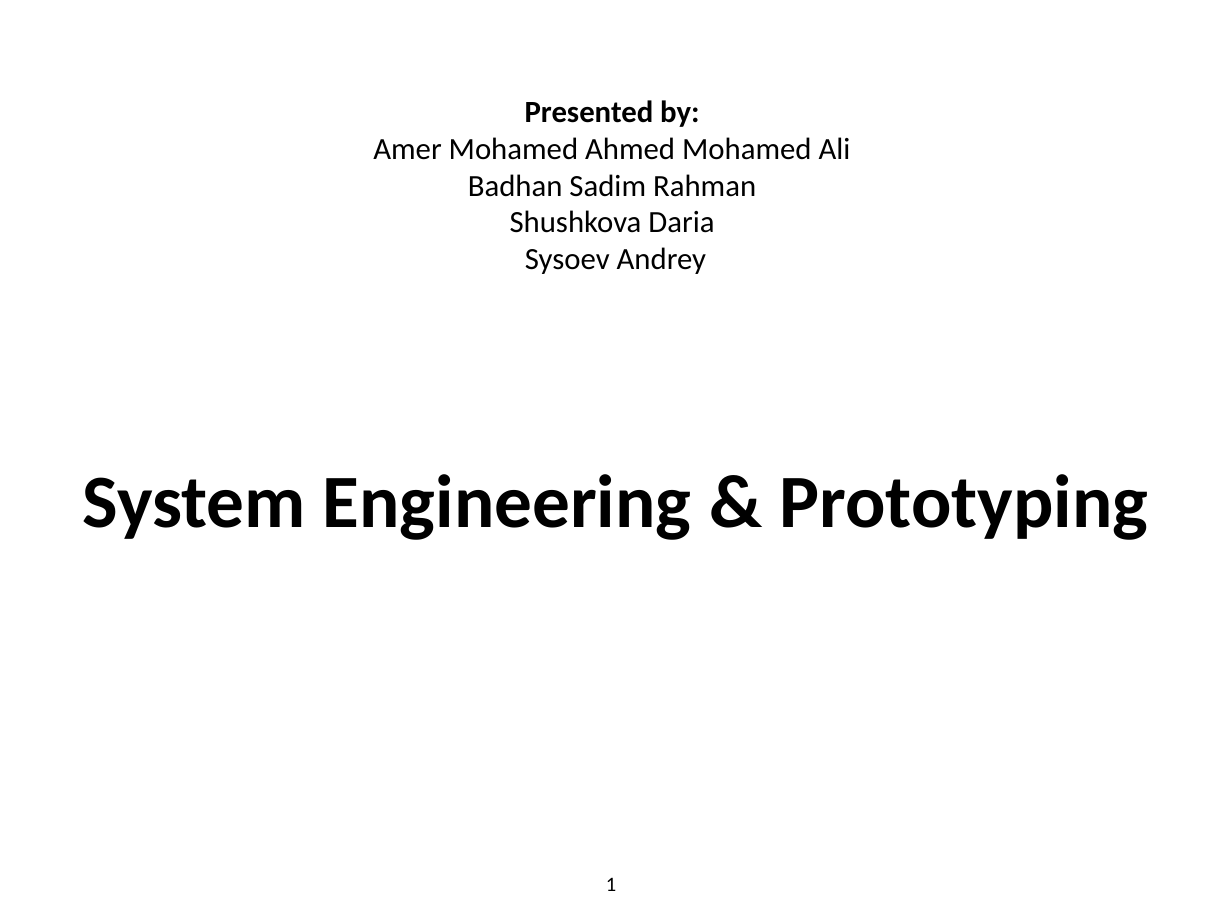
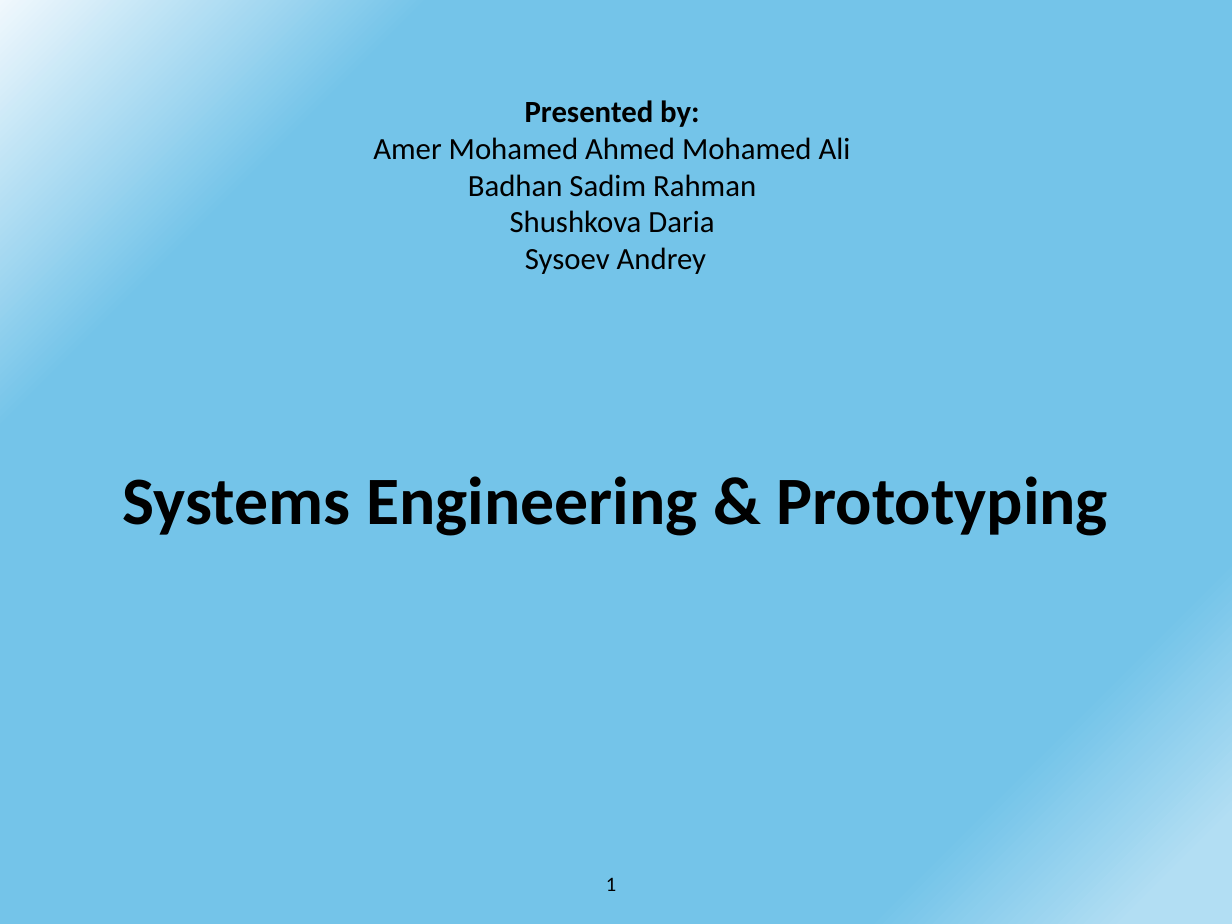
Before and after one commit to DariaShushkova/Autonomous_vehicle_prototype, a slide deck: slide 1 of Presentation.pptx. Drawn at 1232x924 pixels with LibreOffice and Linux fonts; fonts in the diff are those of the drawing. Boxes give left, top, right and bottom in pixels: in the first picture for what was removed or moved away, otherwise in the second. Text is boxed around its words. In the diff, an @@ line names an element or a change of style, - is before the commit and + after.

Commit message:
edited the design of the presentation

```diff
--- a/Presentation.pptx
+++ b/Presentation.pptx
@@ background #FFFFFF to gradient #F0F8FD to #74C4E9 to #B2DEF3 @@
@@ title at bbox=[123, 476, 1108, 536]: text changed; size 44 to 39.6 pt @@
-System Engineering & Prototyping
+Systems Engineering & Prototyping
```
Also in this commit, not shown: 13 other slides changed.
